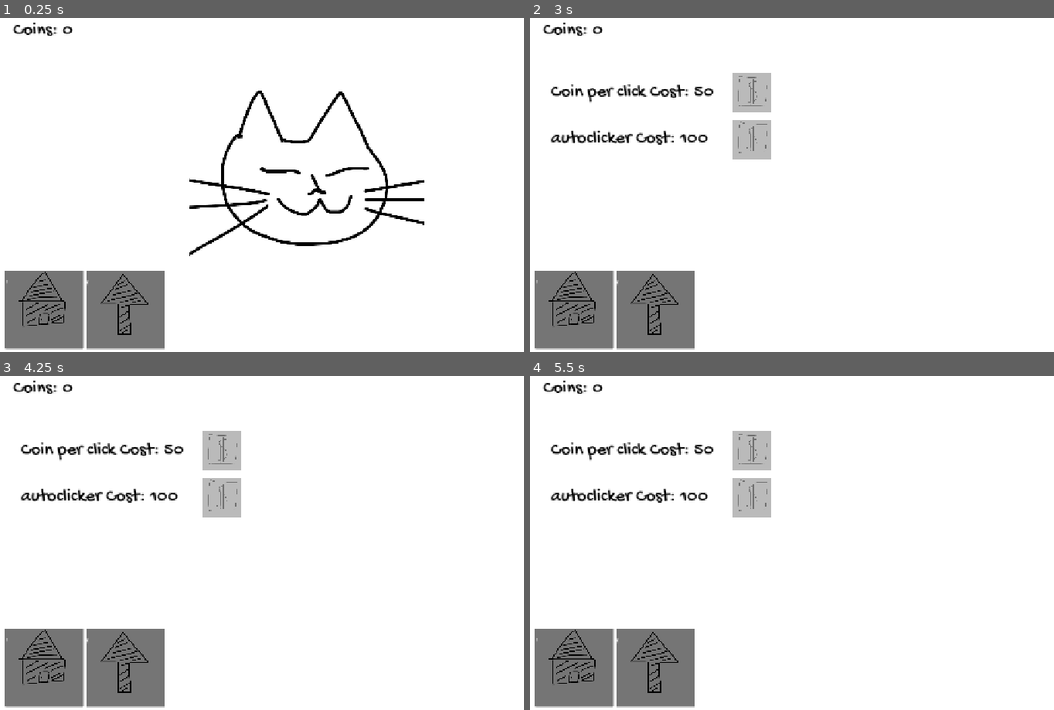
Above: before the commit, frames 1-4 (two rows, left to right).
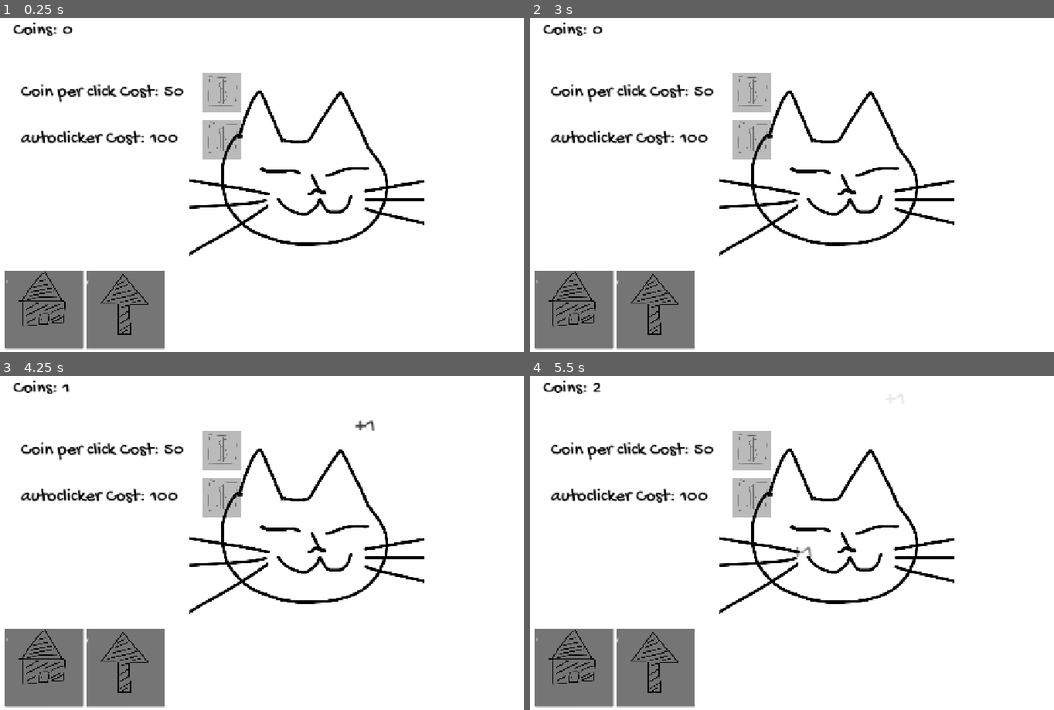
Above: after the commit, the same moments.

Repository: arkahafidz/verybad-cat-clicker-game
Game: Godot game, scene res://game/scene/home.tscn
The game is run twice, just before and just after one commit, with the same random seed, the same clock (stepped at 60 frames per second) and the same inputs. Sound files missing from this copy of the repository are replaced by a short silence.
Inputs (mouse positions are in pixels of both pictures, inside the frame that each line leads up to):
- Up to frame 1 (0.25 s): no input
- Up to frame 2 (3 s): click (655, 308) at 0.5 s; click (571, 308) at 1.25 s; tap Enter at 2 s; move the mouse to (970, 161) at 2.02 s; hold Right 2.03-2.78 s; tap Alt at 2.1 s; click (970, 161) at 2.17 s; tap Space at 2.75 s; move the mouse to (708, 195) at 2.77 s; hold Down from 2.78 s (still down); tap Shift at 2.85 s; click (708, 195) at 2.92 s
- Up to frame 3 (4.25 s): tap Enter at 3.5 s; move the mouse to (366, 459) at 3.52 s; release Down at 3.53 s; hold Right from 3.53 s (still down); tap Alt at 3.6 s; click (366, 459) at 3.67 s
- Up to frame 4 (5.5 s): move the mouse to (802, 606) at 4.27 s; release Right at 4.28 s; hold Up 4.28-5.03 s; tap Shift at 4.35 s; click (802, 606) at 4.42 s; move the mouse to (1017, 589) at 5.02 s; hold Left from 5.03 s (still down); tap Alt at 5.1 s; click (1017, 589) at 5.17 s

The runs differ from the first frame. In frame 1, 2.8% of the frame differs, in the area x 3-47%, y 16-43%; in frame 2, 2.3%; in frame 3, 2.4%; in frame 4, 2.4%.
Error after the commit: Parse Error: Unexpected "Indent" in class body. (res://game/scripts/controlspage.gd:1)

Commit message:
recheck at codes

Diff:
--- a/game/scripts/cat.gd
+++ b/game/scripts/cat.gd
@@ -1,10 +1,8 @@
-# ClickableSprite.gd
 extends Sprite2D
 
 @export var wobble_strength : float = 0.5
 @export var wobble_duration : float = 0.4
 
-# Mengambil nilai dasar koin per klik secara dinamis dari cpc globalvar
 var base_coin_per_click : int:
 	get: return globalvar.cpc
 
@@ -23,7 +21,6 @@
 @onready var frenzy_txt : Label = get_tree().current_scene.get_node_or_null("CanvasLayer/FrenzyTXT")
 
 func _ready() -> void:
-	# Membuat dan mengonfigurasi timer internal untuk memicu fungsi autoclicker setiap detik
 	var auto_timer = Timer.new()
 	auto_timer.wait_time = 1.0
 	auto_timer.autostart = true
@@ -31,7 +28,6 @@
 	add_child(auto_timer)
 
 func _input(event: InputEvent) -> void:
-	# Memproses input klik kiri mouse hanya jika sprite kucing sedang aktif terlihat di layar
 	if not is_visible_in_tree(): return
 
 	if event is InputEventMouseButton and event.button_index == MOUSE_BUTTON_LEFT and event.pressed:
@@ -39,7 +35,6 @@
 			trigger_click_effect(event.position)
 
 func trigger_click_effect(click_pos: Vector2) -> void:
-	# Memicu seluruh efek game mulai dari data koin, audio, animasi sprite, hingga UI koin
 	update_combo_multiplier()
 
 	var total_gain = base_coin_per_click * current_multiplier
@@ -55,22 +50,18 @@
 	spawn_floating_text(click_pos, total_gain)
 
 func _on_autoclick_timeout() -> void:
-	# Menambahkan koin secara pasif berdasarkan status level autoclick saat ini tanpa memengaruhi combo multiplier
 	if "autoclick" in globalvar and globalvar.autoclick > 0:
 		var passive_gain = globalvar.autoclick
 		globalvar.add_coins(passive_gain)
 
 		_update_coin_ui()
-		# Memunculkan teks melayang tepat di posisi tengah sprite kucing
 		spawn_floating_text(global_position, passive_gain)
 
 func _update_coin_ui() -> void:
-	# Memperbarui tampilan teks koin utama di UI berdasarkan data terbaru
 	if cointxt and "coins" in globalvar:
 		cointxt.text = str(globalvar.coins)
 
 func update_combo_multiplier() -> void:
-	# Mengatur kenaikan multiplier secara eksponensial berdasarkan intensitas klik dan memperbarui UI Frenzy
 	combo_streak += 1
 
 	if combo_streak >= 25:
@@ -94,12 +85,10 @@
 	combo_timer.timeout.connect(reset_combo)
 
 func reset_combo() -> void:
-	# Mengembalikan nilai combo streak dan multiplier kembali ke awal (1x) saat pemain berhenti klik
 	combo_streak = 0
 	current_multiplier = 1
 
 func play_click_audio() -> void:
-	# Membuat instansiasi AudioStreamPlayer baru agar suara klik tidak terputus saat di-spam
 	if click_sound:
 		var audio_player = AudioStreamPlayer.new()
 		audio_player.stream = click_sound
@@ -108,7 +97,6 @@
 		audio_player.finished.connect(audio_player.queue_free)
 
 func spawn_floating_text(pos: Vector2, amount: int) -> void:
-	# Membuat objek label teks angka melayang berdasarkan jumlah pendapatan koin asli
 	var label = Label.new()
 	label.text = "+" + str(amount)
 
--- a/game/scripts/coinstxt.gd
+++ b/game/scripts/coinstxt.gd
@@ -5,8 +5,8 @@
 
 
 func _on_home_ui_pressed() -> void:
-	pass # Replace with function body.
+	pass
 
 
 func _on_upg_ui_pressed() -> void:
-	pass # Replace with function body.
+	pass
--- a/game/scripts/controlspage.gd
+++ b/game/scripts/controlspage.gd
@@ -1,28 +1,23 @@
-# pages_control.gd
-extends Control
+ extends Control
 
 @onready var home_page : Control = $home
 @onready var upg_page : Control = $upg
 
-@onready var home_btn : Button = $"../Home" # Sesuaikan jika tipenya Button biasa atau letak nodenya berbeda
+@onready var home_btn : Button = $"../Home"
 @onready var upg_btn : Button = $"../Upg"
 
 func _ready() -> void:
-	# Menyambungkan sinyal klik tombol navigasi UI ke fungsi perpindahan halaman saat game dimulai
 	home_btn.pressed.connect(show_home)
 	upg_btn.pressed.connect(show_upgrade)
-	show_home() # Memastikan halaman utama aktif saat pertama kali masuk game
+	show_home()
 
 func show_home() -> void:
-	# Mengaktifkan halaman home dan menyembunyikan halaman upgrade dari layar
 	home_page.visible = true
 	upg_page.visible = false
 
 func show_upgrade() -> void:
-	# Mengaktifkan halaman upgrade dan menyembunyikan halaman home dari layar
 	home_page.visible = false
 	upg_page.visible = true
 
-	# Opsional: Memicu update UI harga koin terbaru di halaman upgrade saat dibuka
 	if upg_page.has_method("update_upgrade_ui"):
 		upg_page.update_upgrade_ui()
--- a/game/scripts/frendytxt.gd
+++ b/game/scripts/frendytxt.gd
@@ -1,27 +1,22 @@
-# FrenzyTXT.gd
 extends Label
 
 var time_left : float = 0.0
 var multiplier : int = 1
 
 func _ready() -> void:
-	# Sembunyikan teks di awal game karena frenzy belum aktif
 	text = ""
 
 func _process(delta: float) -> void:
-	# Mengurangi waktu mundur setiap frame dan memperbarui visual teks jika frenzy aktif
 	if time_left > 0:
 		time_left -= delta
 		text = str(multiplier) + "X (" + str(snapped(time_left, 0.1)) + "s)"
 
-		# Efek teks berkedip warna orange-kuning agar terlihat heboh
 		add_theme_color_override("font_color", Color.ORANGE if Engine.get_frames_drawn() % 10 < 5 else Color.YELLOW)
 
 		if time_left <= 0:
 			text = ""
-			remove_theme_color_override("font_color") # Bersihkan warna override saat Frenzy selesai
+			remove_theme_color_override("font_color")
 
 func start_frenzy_countdown(duration: float, mult: int) -> void:
-	# Menginisialisasi waktu dan multiplier baru saat mode frenzy dipicu
 	time_left = duration
 	multiplier = mult
--- a/game/scripts/globalvar.gd
+++ b/game/scripts/globalvar.gd
@@ -8,5 +8,4 @@
 var upgcost2: int = 100
 
 func add_coins(amount: int) -> void:
-	# Menambahkan koin global berdasarkan parameter nilai yang masuk
 	coins += amount
--- a/game/scripts/uipagecntrl.gd
+++ b/game/scripts/uipagecntrl.gd
@@ -1,25 +1,19 @@
-# uipagecntrl.gd
 extends HBoxContainer
 
 @onready var home_page: Control = $"../Control/home"
-# Catatan: Silakan sesuaikan path di bawah jika nanti kamu sudah membuat node halaman upgrade-mu sendiri
 @onready var upgrade_page: Control = $"../Control/upg"
 
 func _ready() -> void:
-	# Mengatur halaman awal agar hanya halaman home yang muncul saat game dimulai
 	show_page("home")
 
 func show_page(page_name: String) -> void:
-	# Mengatur visibilitas halaman berdasarkan nama halaman yang dipanggil untuk mencegah misklik
 	if home_page:
 		home_page.visible = (page_name == "home")
 	if upgrade_page:
 		upgrade_page.visible = (page_name == "upgrade")
 
 func _on_home_ui_pressed() -> void:
-	# Fungsi signal saat tombol HomeUI diklik untuk memunculkan halaman utama kucing
 	show_page("home")
 
 func _on_upg_ui_pressed() -> void:
-	# Fungsi signal saat tombol UpgUI diklik untuk memindahkan layar ke halaman toko upgrade
 	show_page("upgrade")
--- a/game/scripts/upg.gd
+++ b/game/scripts/upg.gd
@@ -1,4 +1,3 @@
-# upg.gd
 extends Control
 
 @onready var upg1_txt : Label = $Upgrade1TXT
@@ -8,13 +7,11 @@
 @onready var coins_txt : Label = $"../CanvasLayer/CoinsTXT"
 
 func _ready() -> void:
-	# Menyambungkan sinyal klik tombol belanja dan memperbarui tampilan teks harga di awal game
 	buy1_btn.pressed.connect(_on_buy1_pressed)
 	buy2_btn.pressed.connect(_on_buy2_pressed)
 	update_upgrade_ui()
 
 func update_upgrade_ui() -> void:
-	# Memperbarui informasi visual teks harga upgrade serta menonaktifkan tombol secara otomatis jika koin kurang
 	upg1_txt.text = "Coin per click Cost: " + str(globalvar.upgcost1)
 	upg2_txt.text = "autoclicker Cost: " + str(globalvar.upgcost2)
 
@@ -22,7 +19,6 @@
 	buy2_btn.disabled = globalvar.coins < globalvar.upgcost2
 
 func _on_buy1_pressed() -> void:
-	# Memproses pembelian Upgrade 1 untuk meningkatkan kekuatan klik (cpc) dan menaikkan harga produk berikutnya
 	if globalvar.coins >= globalvar.upgcost1:
 		globalvar.coins -= globalvar.upgcost1
 		globalvar.cpc += 1
@@ -30,7 +26,6 @@
 		_post_purchase_update()
 
 func _on_buy2_pressed() -> void:
-	# Memproses pembelian Upgrade 2 untuk meningkatkan status autoclick pasif dan menaikkan skala harga berikutnya
 	if globalvar.coins >= globalvar.upgcost2:
 		globalvar.coins -= globalvar.upgcost2
 		globalvar.autoclick += 1
@@ -38,7 +33,6 @@
 		_post_purchase_update()
 
 func _post_purchase_update() -> void:
-	# Mensinkronisasikan ulang seluruh data visual UI menu upgrade dan teks koin utama agar tidak terjadi lag visual
 	update_upgrade_ui()
 	if coins_txt:
 		coins_txt.text = str(globalvar.coins)
